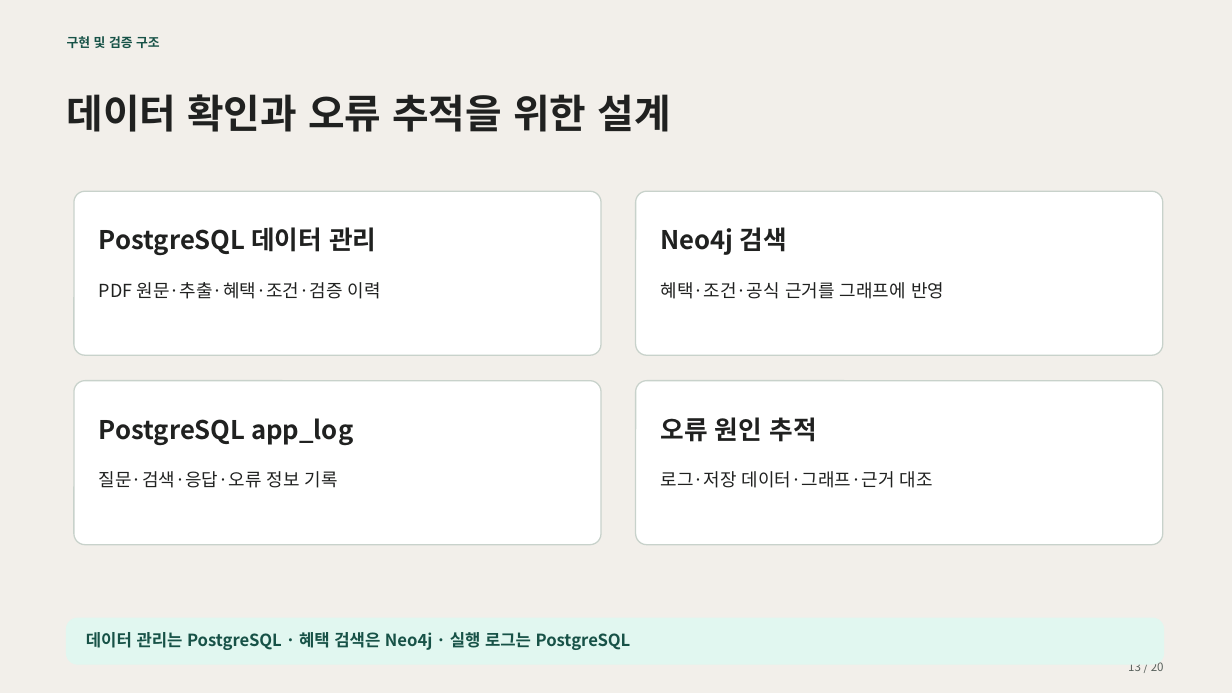
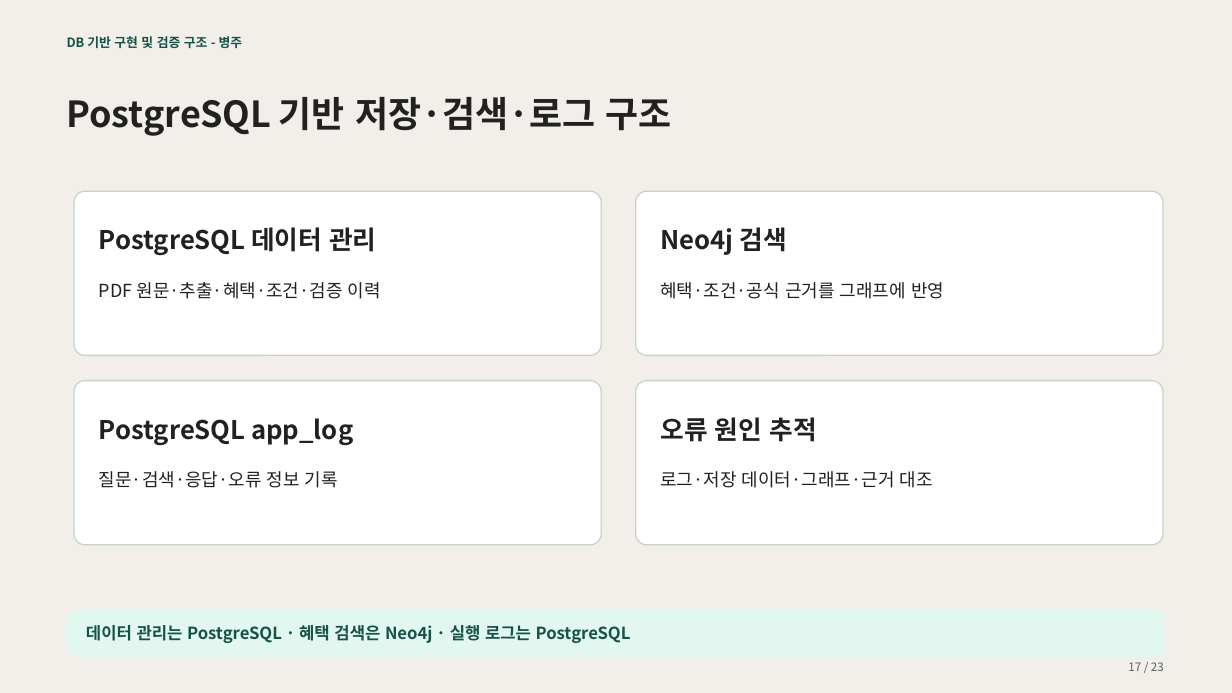
Before and after one commit to encore-ai-campus/mle-02-p2-team3, a slide deck: slide 17 of src/card_benefit/docs/presentation/카드혜택_GraphRAG_최종_20장_검색과근거조회설명추가.pptx (slide 13 before the commit). Drawn at 1232x693 pixels with LibreOffice and Linux fonts; fonts in the diff are those of the drawing. Boxes give left, top, right and bottom in pixels: in the first picture for what was removed or moved away, otherwise in the second. Text is boxed around its words. In the diff, an @@ line names an element or a change of style, - is before the commit and + after.

```diff
--- a/src/card_benefit/docs/presentation/카드혜택_GraphRAG_최종_20장_검색과근거조회설명추가.pptx
+++ b/src/card_benefit/docs/presentation/카드혜택_GraphRAG_최종_20장_검색과근거조회설명추가.pptx
@@ text at box(67, 36, 243, 48): text changed @@
-구현 및 검증 구조
+DB 기반 구현 및 검증 구조 - 병주
@@ text at box(67, 97, 672, 136): text changed; size 31 to 28 pt @@
-데이터 확인과 오류 추적을 위한 설계
+PostgreSQL 기반 저장·검색·로그 구조
@@ rounded rectangle: place and size @@
-rounded rectangle at box(66, 618, 1163, 664)
+rounded rectangle at box(66, 610, 1164, 657)
@@ text "데이터 관리는 PostgreSQL · 혜택 ...": place and size @@
-text "데이터 관리는 PostgreSQL · 혜택 ..." at box(86, 632, 631, 650)
+text "데이터 관리는 PostgreSQL · 혜택 ..." at box(86, 625, 631, 643)
@@ text at box(1128, 662, 1164, 671): text changed @@
-13 / 20
+17 / 23
```
Also in this commit, not shown: 5 other slides changed, 4 slides added.
